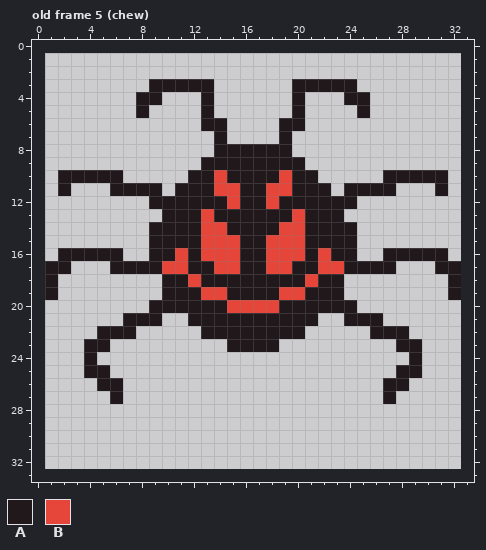
One commit to this pixel-art file: ChampJam/Assets/Sprites/spider.aseprite. The picture above is the old version.
32x32 pixels, 6 frames. Shown: old frame 5 (chew). The old version is drawn lined up with the new one, on the new canvas. The commit also changed other frames, which this record leaves out.
Visible layers, top first: "Layer 2", "Layer 1".
Palette (. is transparent): A #21181b  B #e64539
Pixels before, old frame 5 (chew), first column x 1:
 3 ........AAAAA......AAAAA........
 4 .......AA...A......A...AA.......
 5 .......A....A......A....A.......
 6 ............AA....AA............
 7 .............A....A.............
 8 .............AAAAAA.............
 9 ............AAAAAAAA............
10 .AAAAA.....AABAAAABAA.....AAAAA.
11 .A...AAAA.AAABBAABBAAA.AAAA...A.
12 ........AAAAAABAABAAAAAA........
13 .........AAABAAAAAABAAA.........
14 ........AAAABBAAAABBAAAA........
15 ........AAAABBBAABBBAAAA........
16 .AAAAA..AABABBBAABBBABAA..AAAAA.
17 AA...AAAABBAABBAABBAABBAAAA...AA
18 A........AABAAAAAAAABAA........A
19 A........AAABBAAAABBAAA........A
20 ........AAAAAABBBBAAAAAA........
21 ......AAA..AAAAAAAAAA..AAA......
22 ....AAA.....AAAAAAAA.....AAA....
23 ...AA.........AAAA.........AA...
24 ...A........................A...
25 ...AA......................AA...
26 ....AA....................AA....
27 .....A....................A.....
After:
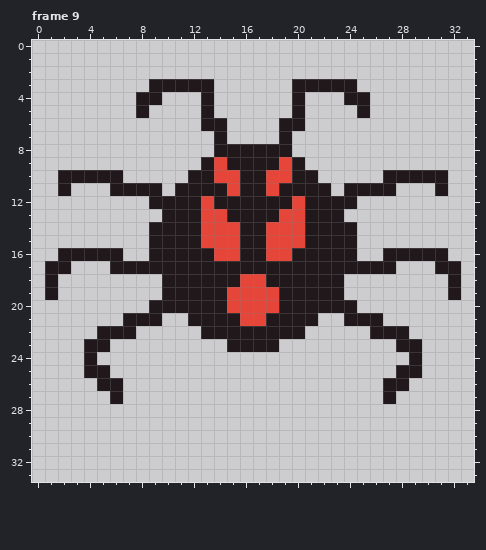
A new or re-ordered frame is compared with the old frame closest to it.
The edit:
canvas 32x32 -> 34x34, the old top-left corner now at 1,1
frames 6 -> 10
Frame 9 is new; against old frame 5 (chew):
The edit turns colour B into colour A in row 11 at x 14 and 19; in row 12 at x 15 and 18; in row 16 at x 11, 13, 20 and 22; in row 17 at x 10 to 11, 14 to 15, 18 to 19 and 22 to 23; in row 18 at x 12 and 21; in row 19 at x 13 to 14 and 19 to 20.
The edit turns colour A into colour B in row 9 at x 14 and 19; in row 10 at x 15 and 18; in row 12 at x 13 and 20; in row 13 at x 14 and 19; in row 14 at x 15 and 18; in row 18 at x 16 to 17.
The edit turns colour A into colour B in row 19 at x 15 to 18; in row 21 at x 16 to 17.
Boxes around the changes in both pictures, in picture pixels (x1, y1, x2, y2):
changed: (162, 157, 344, 326)
